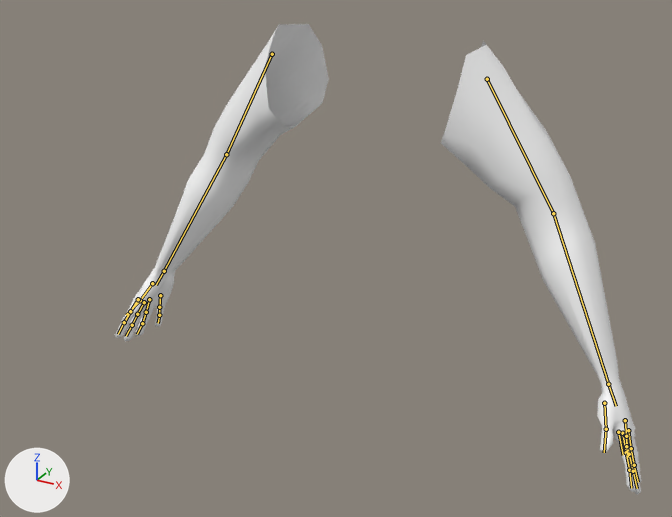
Renders of the glTF model characters/weapons/revolver_arms.glb from each side of a commit.
One viewpoint serves both versions: a 50 mm lens placed at (0.851, -1.671, 0.442), pointed at (0.045, -0.206, -0.291). Arrows for +X, +Y and +Z are at lower left; the lights stay in place. The older version comes first. The bones that change, and the others that lie on the model, are drawn over the model as lines.

Objects in the first picture: 'HumanBasemesh.001'.
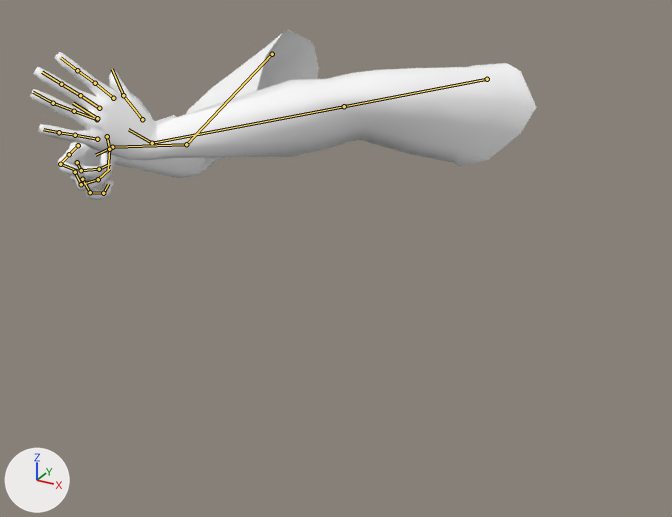
The newer file adds an action. The first version stands in its rest pose; the second is drawn at frame 40 of the action 'arms_reload'.

Where the change shows, as pixel boxes (x1, y1, x2, y2) in the pictures (672 x 517 px):
'HumanBasemesh.001', posed (64% shorter): before (115, 24, 642, 495); after (30, 29, 536, 200)
bone 'ArmUpper.L', root to tip: before (487, 79) to (553, 213); after (487, 79) to (344, 106)
bone 'ArmLower.L', root to tip: before (553, 213) to (608, 384); after (344, 106) to (152, 143)
bone 'Hand.L', root to tip: before (608, 384) to (616, 406); after (152, 143) to (128, 129)
bone 'ArmUpper.R', root to tip: before (272, 54) to (226, 154); after (272, 54) to (186, 144)
bone 'ArmLower.R', root to tip: before (226, 154) to (164, 271); after (186, 144) to (112, 147)
bone 'Hand.R', root to tip: before (164, 271) to (156, 285); after (112, 147) to (95, 155)
bone 'Thumb.R', root to tip: before (152, 283) to (140, 300); after (107, 136) to (109, 149)
bone 'ThumbEnd.R', root to tip: before (140, 300) to (126, 315); after (109, 149) to (108, 170)
bone 'FingerIndexStart.R', root to tip: before (138, 299) to (130, 311); after (78, 145) to (69, 154)
bone 'FingerIndexEnd.R', root to tip: before (124, 322) to (118, 334); after (60, 164) to (78, 171)
bone 'FingerMiddleStart.R', root to tip: before (144, 302) to (137, 314); after (77, 162) to (81, 170)
bone 'FingerMiddleMiddle.R', root to tip: before (137, 314) to (132, 325); after (81, 170) to (99, 169)
bone 'FingerMiddleEnd.R', root to tip: before (132, 325) to (126, 336); after (99, 169) to (110, 164)
bone 'FingerRingStart.R', root to tip: before (149, 299) to (146, 312); after (75, 172) to (81, 184)
bone 'FingerRingMiddle.R', root to tip: before (146, 312) to (142, 323); after (81, 184) to (98, 179)
bone 'FingerRingEnd.R', root to tip: before (142, 323) to (137, 334); after (98, 179) to (109, 169)
bone 'FingerPinkyStart.R', root to tip: before (160, 295) to (159, 307); after (82, 179) to (90, 192)
bone 'FingerPinkyMiddle.R', root to tip: before (159, 307) to (159, 315); after (90, 192) to (103, 193)
bone 'FingerPinkyEnd.R', root to tip: before (159, 315) to (158, 323); after (103, 193) to (108, 184)

What changed in the scene script:
```text
Change bone_armupper_l:
    where bone_armupper_l = bpy.data.objects['ArmRig'].pose.bones['ArmUpper.L']
    bone_armupper_l.rotation_quaternion: (1.0, 0.0, 0.0, 0.0) -> (0.454, 0.805, 0.381, 0.036)  # degrees (0, 0, 0) -> degrees (128, 17, 42)
Change bone_armlower_l:
    where bone_armlower_l = bpy.data.objects['ArmRig'].pose.bones['ArmLower.L']  # child of 'ArmUpper.L'
    bone_armlower_l.rotation_quaternion: (1.0, 0.0, 0.0, 0.0) -> (0.992, -0.125, 0.0, 0.032)  # degrees (0, 0, 0) -> degrees (-14, 0, 4)
Change bone_hand_l:
    where bone_hand_l = bpy.data.objects['ArmRig'].pose.bones['Hand.L']  # child of 'ArmLower.L'
    bone_hand_l.rotation_quaternion: (1.0, 0.0, 0.0, 0.0) -> (0.929, 0.24, -0.152, 0.239)  # degrees (0, 0, 0) -> degrees (24, -23, 24)
Change bone_armupper_r:
    where bone_armupper_r = bpy.data.objects['ArmRig'].pose.bones['ArmUpper.R']
    bone_armupper_r.rotation_quaternion: (1.0, 0.0, 0.0, 0.0) -> (0.978, 0.159, 0.091, -0.098)  # degrees (0, 0, 0) -> degrees (17, 12, -10)
Change bone_armlower_r:
    where bone_armlower_r = bpy.data.objects['ArmRig'].pose.bones['ArmLower.R']  # child of 'ArmUpper.R'
    bone_armlower_r.rotation_quaternion: (1.0, 0.0, 0.0, 0.0) -> (0.756, 0.625, 0.0, 0.194)  # degrees (0, 0, 0) -> degrees (77, -14, 18)
Change bone_hand_r:
    where bone_hand_r = bpy.data.objects['ArmRig'].pose.bones['Hand.R']  # child of 'ArmLower.R'
    bone_hand_r.rotation_quaternion: (1.0, 0.0, 0.0, 0.0) -> (0.971, -0.214, 0.091, -0.06)  # degrees (0, 0, 0) -> degrees (-26, 9, -9)
Change bone_thumb_r:
    where bone_thumb_r = bpy.data.objects['ArmRig'].pose.bones['Thumb.R']  # child of 'Hand.R'
    bone_thumb_r.rotation_quaternion: (1.0, 0.0, 0.0, 0.0) -> (0.909, -0.103, -0.134, 0.381)  # degrees (0, 0, 0) -> degrees (-17, -9, 47)
Change bone_thumbend_r:
    where bone_thumbend_r = bpy.data.objects['ArmRig'].pose.bones['ThumbEnd.R']  # child of 'Thumb.R'
    bone_thumbend_r.rotation_quaternion: (1.0, 0.0, 0.0, 0.0) -> (0.939, -0.343, 0.0, 0.0)  # degrees (0, 0, 0) -> degrees (-40, 0, 0)
Change bone_fingerindexstart_r:
    where bone_fingerindexstart_r = bpy.data.objects['ArmRig'].pose.bones['FingerIndexStart.R']  # child of 'Hand.R'
    bone_fingerindexstart_r.location: (0.0, 0.0, 0.0) -> (-0.004, -0.001, 0.0)
    bone_fingerindexstart_r.rotation_quaternion: (1.0, 0.0, 0.0, 0.0) -> (0.982, -0.125, -0.064, 0.125)  # degrees (0, 0, 0) -> degrees (-15, -5, 15)
Change bone_fingerindexend_r:
    where bone_fingerindexend_r = bpy.data.objects['ArmRig'].pose.bones['FingerIndexEnd.R']  # child of 'FingerIndexMiddle.R'
    bone_fingerindexend_r.rotation_quaternion: (1.0, 0.0, 0.0, 0.0) -> (0.758, 0.0, 0.0, 0.652)  # degrees (0, 0, 0) -> degrees (0, 0, 81)
Change bone_fingermiddlestart_r:
    where bone_fingermiddlestart_r = bpy.data.objects['ArmRig'].pose.bones['FingerMiddleStart.R']  # child of 'Hand.R'
    bone_fingermiddlestart_r.location: (0.0, 0.0, 0.0) -> (-0.008, -0.003, 0.0)
    bone_fingermiddlestart_r.rotation_quaternion: (1.0, 0.0, 0.0, 0.0) -> (0.914, 0.0, 0.0, 0.405)  # degrees (0, 0, 0) -> degrees (0, 0, 48)
Change bone_fingermiddlemiddle_r:
    where bone_fingermiddlemiddle_r = bpy.data.objects['ArmRig'].pose.bones['FingerMiddleMiddle.R']  # child of 'FingerMiddleStart.R'
    bone_fingermiddlemiddle_r.rotation_quaternion: (1.0, 0.0, 0.0, 0.0) -> (0.611, 0.0, 0.0, 0.791)  # degrees (0, 0, 0) -> degrees (0, 0, 105)
Change bone_fingermiddleend_r:
    where bone_fingermiddleend_r = bpy.data.objects['ArmRig'].pose.bones['FingerMiddleEnd.R']  # child of 'FingerMiddleMiddle.R'
    bone_fingermiddleend_r.rotation_quaternion: (1.0, 0.0, 0.0, 0.0) -> (0.963, 0.0, 0.0, 0.269)  # degrees (0, 0, 0) -> degrees (0, 0, 31)
Change bone_fingerringstart_r:
    where bone_fingerringstart_r = bpy.data.objects['ArmRig'].pose.bones['FingerRingStart.R']  # child of 'Hand.R'
    bone_fingerringstart_r.location: (0.0, 0.0, 0.0) -> (-0.007, 0.0, 0.0)
    bone_fingerringstart_r.rotation_quaternion: (1.0, 0.0, 0.0, 0.0) -> (0.914, 0.0, 0.0, 0.405)  # degrees (0, 0, 0) -> degrees (0, 0, 48)
Change bone_fingerringmiddle_r:
    where bone_fingerringmiddle_r = bpy.data.objects['ArmRig'].pose.bones['FingerRingMiddle.R']  # child of 'FingerRingStart.R'
    bone_fingerringmiddle_r.rotation_quaternion: (1.0, 0.0, 0.0, 0.0) -> (0.611, 0.0, 0.0, 0.791)  # degrees (0, 0, 0) -> degrees (0, 0, 105)
Change bone_fingerringend_r:
    where bone_fingerringend_r = bpy.data.objects['ArmRig'].pose.bones['FingerRingEnd.R']  # child of 'FingerRingMiddle.R'
    bone_fingerringend_r.rotation_quaternion: (1.0, 0.0, 0.0, 0.0) -> (0.963, 0.0, 0.0, 0.269)  # degrees (0, 0, 0) -> degrees (0, 0, 31)
Change bone_fingerpinkystart_r:
    where bone_fingerpinkystart_r = bpy.data.objects['ArmRig'].pose.bones['FingerPinkyStart.R']  # child of 'Hand.R'
    bone_fingerpinkystart_r.location: (0.0, 0.0, 0.0) -> (0.001, -0.009, 0.0)
    bone_fingerpinkystart_r.rotation_quaternion: (1.0, 0.0, 0.0, 0.0) -> (0.914, 0.0, 0.0, 0.405)  # degrees (0, 0, 0) -> degrees (0, 0, 48)
Change bone_fingerpinkymiddle_r:
    where bone_fingerpinkymiddle_r = bpy.data.objects['ArmRig'].pose.bones['FingerPinkyMiddle.R']  # child of 'FingerPinkyStart.R'
    bone_fingerpinkymiddle_r.rotation_quaternion: (1.0, 0.0, 0.0, 0.0) -> (0.859, 0.0, 0.0, 0.512)  # degrees (0, 0, 0) -> degrees (0, 0, 62)
Change bone_fingerpinkyend_r:
    where bone_fingerpinkyend_r = bpy.data.objects['ArmRig'].pose.bones['FingerPinkyEnd.R']  # child of 'FingerPinkyMiddle.R'
    bone_fingerpinkyend_r.rotation_quaternion: (1.0, 0.0, 0.0, 0.0) -> (0.769, 0.0, 0.0, 0.639)  # degrees (0, 0, 0) -> degrees (0, 0, 79)
```
